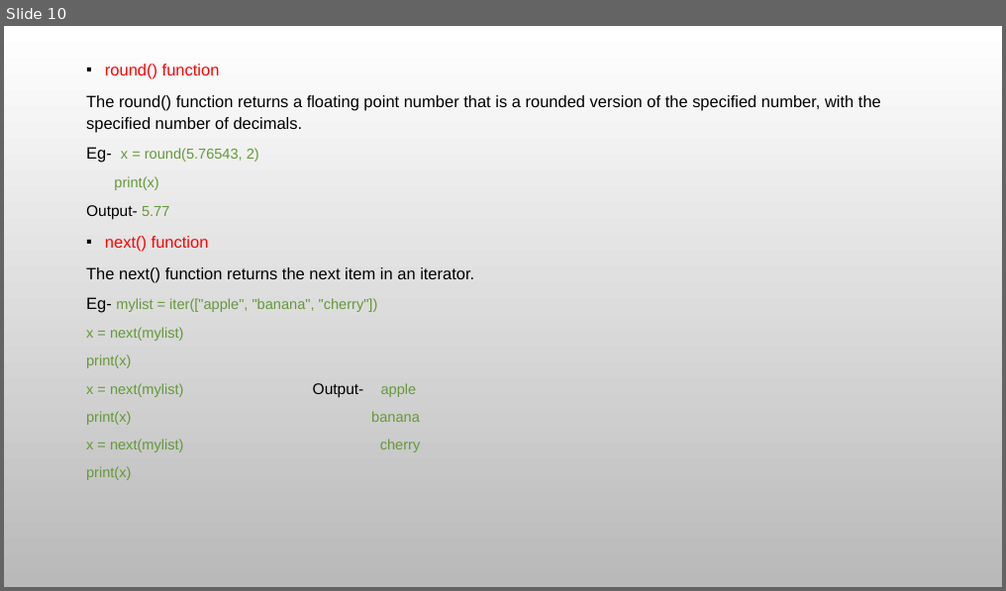
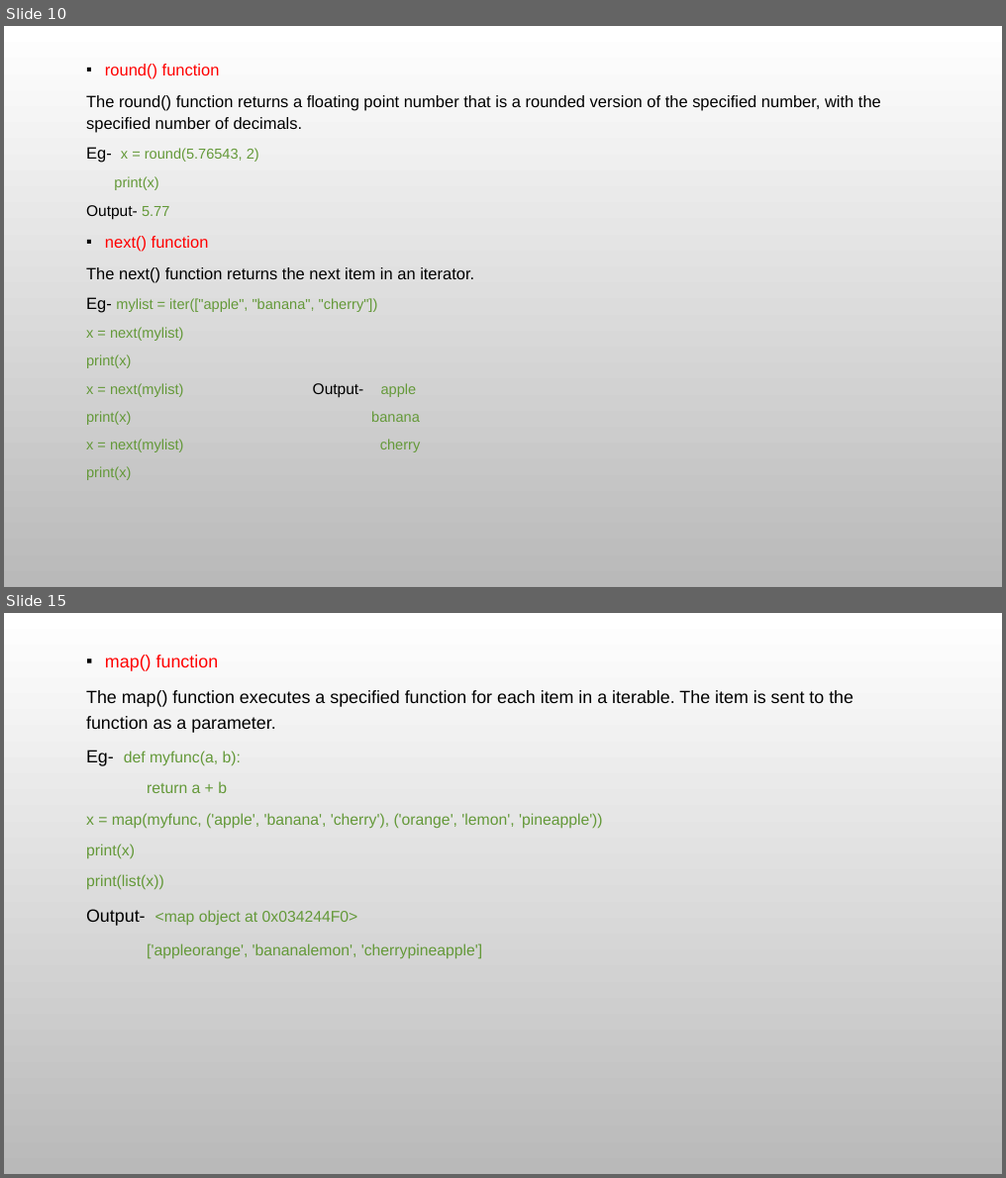
Before and after one commit to maharshigupta/Sandbox, a slide deck: Inbuilt functions in python.pptx. Shown one above the other, each under a label of ours: slide 10 before the commit, slides 10 and 15 after it; the slides between them are not shown. The pictures are 1006x591 and 1006x1178 pixels, drawn with LibreOffice and Linux fonts; fonts in the diff are those of the drawing; background and template pictures are left out. Boxes give left, top, right and bottom in pixels: in the first picture for what was removed or moved away, otherwise in the second. Text is boxed around its words. In the diff, an @@ line names an element or a change of style, - is before the commit and + after.

Commit message:
Add files via upload
Updated inbuilt function PPT

```diff
--- a/Inbuilt functions in python.pptx
+++ b/Inbuilt functions in python.pptx
@@ slide 15 added at (4, 613, 1002, 1174), background picture (left out) @@
@@ text added at (86, 655, 853, 959), 15 pt, text #649939 @@
+▪ map() function
+The map() function executes a specified function for each item in a iterable. The item is sent to the function as a parameter.
+Eg- def myfunc(a, b):
+return a + b
+x = map(myfunc, ('apple', 'banana', 'cherry'), ('orange', 'lemon', 'pineapple'))
+print(x)
+print(list(x))
+Output- <map object at 0x034244F0>
+['appleorange', 'bananalemon', 'cherrypineapple']
```
Also in this commit, not shown: 4 other slides added.
